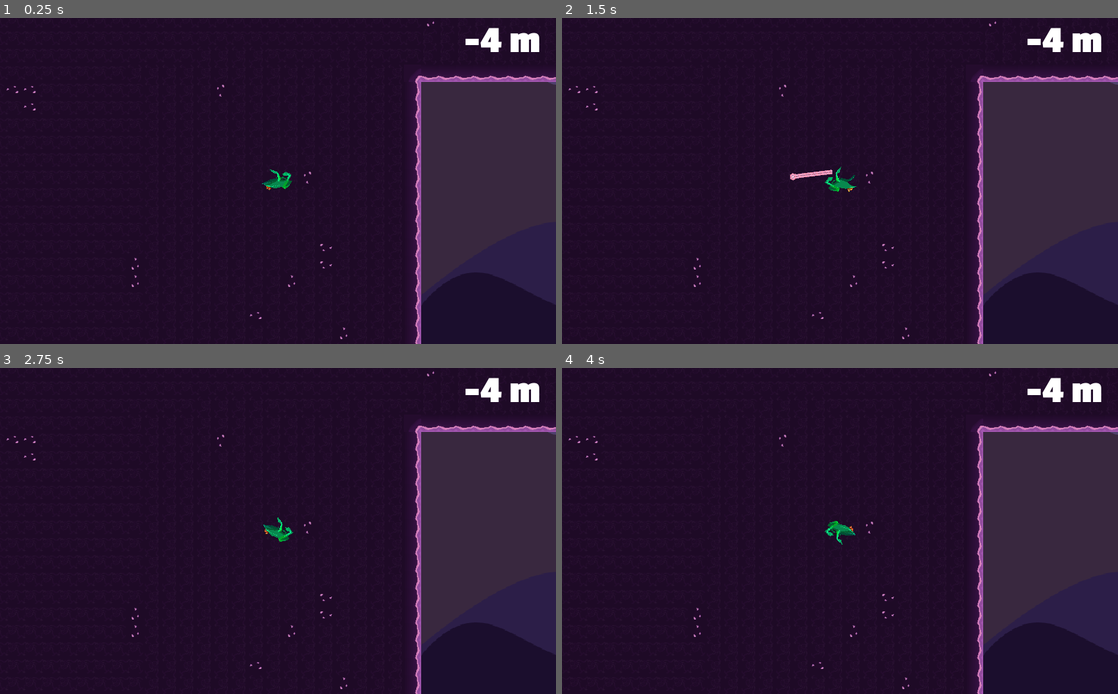
Above: before the commit, frames 1-4 (two rows, left to right).
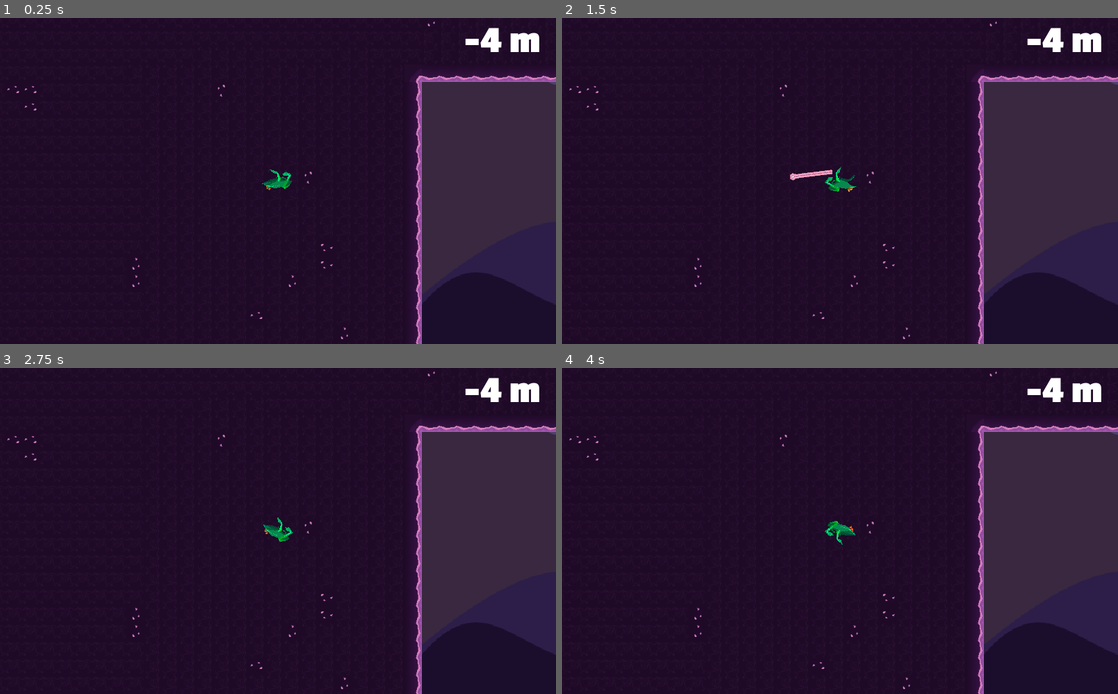
Above: after the commit, the same moments.

Repository: lemonsaurus/slurp-ninja
Game: Godot game, scene res://main.tscn
Same seed, same stepped clock (60 frames per second), same inputs: the game is played once before the commit and once after it.
Inputs (mouse positions are in pixels of both pictures, inside the frame that each line leads up to):
- Up to frame 1 (0.25 s): no input
- Up to frame 2 (1.5 s): tap Enter at 0.5 s; move the mouse to (962, 164) at 0.52 s; click (962, 164) at 0.67 s; move the mouse to (728, 197) at 1.27 s; click (728, 197) at 1.42 s
- Up to frame 3 (2.75 s): move the mouse to (333, 459) at 2.02 s; click (333, 459) at 2.17 s
- Up to frame 4 (4 s): move the mouse to (812, 596) at 2.77 s; click (812, 596) at 2.92 s; move the mouse to (1006, 579) at 3.52 s; click (1006, 579) at 3.67 s

The runs differ from the first frame. In frame 1, 0.6% of the frame differs, in the area x 1-100%, y 1-100%; in frame 2, 0.6%; in frame 3, 0.6%; in frame 4, 0.6%.

Commit message:
Add deadly spikes!

Diff:
--- a/main.tscn
+++ b/main.tscn
@@ -10,6 +10,7 @@
 [ext_resource path="res://assets/images/background/6.png" type="Texture" id=8]
 [ext_resource path="res://assets/images/background/4.png" type="Texture" id=9]
 [ext_resource path="res://objects/enemies/LargeFly.tscn" type="PackedScene" id=10]
+[ext_resource path="res://objects/tilesets/Spikes.tscn" type="PackedScene" id=11]
 
 [sub_resource type="RectangleShape2D" id=1]
 
@@ -18,13 +19,15 @@
 [node name="UI" parent="." instance=ExtResource( 5 )]
 script = ExtResource( 7 )
 
-[node name="CeilingPlatforms" type="TileMap" parent="."]
+[node name="Tilesets" type="Node2D" parent="."]
+
+[node name="CeilingPlatforms" type="TileMap" parent="Tilesets"]
 tile_set = ExtResource( 2 )
 cell_size = Vector2( 32, 32 )
 format = 1
-tile_data = PoolIntArray( -1966072, -1610612734, 0, -1966071 …(47865 unchanged characters)…  0, -393133, 1610612736, 0, 720903, 4, 0 )
+tile_data = PoolIntArray( -1966072, -1610612734, 0, -1966071 …(47865 unchanged characters)…  0, -393133, 1610612736, 0, 720903, 4, 0, 917526, 0, 0, 917527, 0, 0, 917528, 0, 0, 917529, 0, 0, 917530, 0, 0, 917531, 0, 0, 917532, 0, 0, 917533, 0, 0 )
 
-[node name="MiddlePlatforms" type="TileMap" parent="."]
+[node name="MiddlePlatforms" type="TileMap" parent="Tilesets"]
 tile_set = ExtResource( 2 )
 cell_size = Vector2( 32, 32 )
 collision_layer = 32
@@ -32,7 +35,7 @@
 format = 1
 tile_data = PoolIntArray( -65520, -1073741821, 0, -65519, 0, 0, -65518, 0, 0, -65517, 0, 0, -65516, 0, 0, -65515, 0, 0, …(422 unchanged characters)…
 
-[node name="StartPlatform" type="TileMap" parent="."]
+[node name="StartPlatform" type="TileMap" parent="Tilesets"]
 tile_set = ExtResource( 2 )
 cell_size = Vector2( 32, 32 )
 collision_layer = 8
@@ -104,6 +107,33 @@
 position = Vector2( 625.523, 140.326 )
 fly_speed = 50
 
+[node name="Enemies" type="Node2D" parent="."]
+
+[node name="Spikes" type="Node2D" parent="."]
+
+[node name="Spike" parent="Spikes" instance=ExtResource( 11 )]
+position = Vector2( 719.652, 431.989 )
+
+[node name="Spike2" parent="Spikes" instance=ExtResource( 11 )]
+position = Vector2( 750.606, 431.989 )
+
+[node name="Spike3" parent="Spikes" instance=ExtResource( 11 )]
+position = Vector2( 780.767, 431.989 )
+
+[node name="Spike4" parent="Spikes" instance=ExtResource( 11 )]
+position = Vector2( 811.721, 431.989 )
+
+[node name="Spike5" parent="Spikes" instance=ExtResource( 11 )]
+position = Vector2( 842.675, 431.989 )
+
+[node name="Spike6" parent="Spikes" instance=ExtResource( 11 )]
+position = Vector2( 873.63, 431.989 )
+
+[node name="Spike7" parent="Spikes" instance=ExtResource( 11 )]
+position = Vector2( 903.79, 431.989 )
+
+[node name="Spike8" parent="Spikes" instance=ExtResource( 11 )]
+position = Vector2( 934.745, 431.989 )
+
 [connection signal="player_death" from="Player" to="UI" method="_on_death"]
-[connection signal="body_entered" from="DeathZone" to="Player" method="_on_death"]
-[connection signal="fly_moved" from="LargeFly" to="Player" method="_on_fly_moved"]
+[connection signal="body_entered" from="DeathZone" to="Player" method="_on_fall"]
--- a/objects/Player.gd
+++ b/objects/Player.gd
@@ -146,10 +146,17 @@
 			velocity.y *= friction_air
 
 
-func _on_death(body):
+func _on_fall(body):
 	if body == self and not $Tongue.hooked:
 		self.dead = true
 		$Sprite.visible = false
 		$SFX.fall()
 		$Tongue.slurping = false
 		emit_signal("player_death")
+
+func impale():
+	self.dead = true
+	$SFX.damage()
+	$Tongue.slurping = false
+	self.rotation_degrees = 180
+	emit_signal("player_death")
--- a/objects/enemies/LargeFly.tscn
+++ b/objects/enemies/LargeFly.tscn
@@ -45,4 +45,3 @@
 shape = SubResource( 2 )
 
 [connection signal="body_entered" from="Area2D" to="." method="_on_being_slurped"]
-[connection signal="body_exited" from="Area2D" to="." method="_on_slurp_exit"]
--- /dev/null
+++ b/objects/tilesets/Spikes.gd
@@ -0,0 +1,14 @@
+extends Sprite
+
+
+func _play_random_sfx() -> void:
+	"""Play a random disgusting impale sfx."""
+	var sound_effects = $SFX.get_children()
+	var chosen_effect = sound_effects[randi() % sound_effects.size()]
+	chosen_effect.play()
+
+func _on_body_entered(body):
+	if body.name == "Player":
+		self.frame = 1
+		self._play_random_sfx()
+		body.impale()
--- /dev/null
+++ b/objects/tilesets/Spikes.tscn
@@ -0,0 +1,47 @@
+[gd_scene load_steps=8 format=2]
+
+[ext_resource path="res://assets/images/tiles/spikes.png" type="Texture" id=1]
+[ext_resource path="res://assets/sfx/Spike_Impale_01.mp3" type="AudioStream" id=2]
+[ext_resource path="res://assets/sfx/Spike_Impale_03.mp3" type="AudioStream" id=3]
+[ext_resource path="res://objects/tilesets/Spikes.gd" type="Script" id=4]
+[ext_resource path="res://assets/sfx/Spike_Impale_02.mp3" type="AudioStream" id=5]
+
+[sub_resource type="RectangleShape2D" id=1]
+extents = Vector2( 14.8583, 8.06887 )
+
+[sub_resource type="RectangleShape2D" id=2]
+extents = Vector2( 14.9763, 14.794 )
+
+[node name="Spikes" type="Node2D"]
+
+[node name="Spikes" type="Sprite" parent="."]
+texture = ExtResource( 1 )
+hframes = 2
+script = ExtResource( 4 )
+
+[node name="StaticBody2D" type="StaticBody2D" parent="Spikes"]
+collision_layer = 64
+collision_mask = 2
+
+[node name="CollisionShape2D" type="CollisionShape2D" parent="Spikes/StaticBody2D"]
+position = Vector2( -0.117981, 7.66898 )
+shape = SubResource( 1 )
+
+[node name="Area2D" type="Area2D" parent="Spikes"]
+
+[node name="CollisionShape2D" type="CollisionShape2D" parent="Spikes/Area2D"]
+position = Vector2( 0.117981, 1.06186 )
+shape = SubResource( 2 )
+
+[node name="SFX" type="Node" parent="Spikes"]
+
+[node name="Impale1" type="AudioStreamPlayer" parent="Spikes/SFX"]
+stream = ExtResource( 2 )
+
+[node name="Impale2" type="AudioStreamPlayer" parent="Spikes/SFX"]
+stream = ExtResource( 5 )
+
+[node name="Impale3" type="AudioStreamPlayer" parent="Spikes/SFX"]
+stream = ExtResource( 3 )
+
+[connection signal="body_entered" from="Spikes/Area2D" to="Spikes" method="_on_body_entered"]
--- /dev/null
+++ b/objects/tilesets/spike_tileset.tres
@@ -0,0 +1,29 @@
+[gd_resource type="TileSet" load_steps=3 format=2]
+
+[ext_resource path="res://assets/images/tiles/spikes.png" type="Texture" id=1]
+
+[sub_resource type="RectangleShape2D" id=1]
+extents = Vector2( 14.8583, 8.06887 )
+
+[resource]
+0/name = "Spikes"
+0/texture = ExtResource( 1 )
+0/tex_offset = Vector2( 0, 0 )
+0/modulate = Color( 1, 1, 1, 1 )
+0/region = Rect2( 0, 0, 32, 32 )
+0/tile_mode = 0
+0/occluder_offset = Vector2( 16, 16 )
+0/navigation_offset = Vector2( 16, 16 )
+0/shape_offset = Vector2( 15.882, 23.669 )
+0/shape_transform = Transform2D( 1, 0, 0, 1, 15.882, 23.669 )
+0/shape = SubResource( 1 )
+0/shape_one_way = false
+0/shape_one_way_margin = 1.0
+0/shapes = [ {
+"autotile_coord": Vector2( 0, 0 ),
+"one_way": false,
+"one_way_margin": 1.0,
+"shape": SubResource( 1 ),
+"shape_transform": Transform2D( 1, 0, 0, 1, 15.882, 23.669 )
+} ]
+0/z_index = 0
--- a/project.godot
+++ b/project.godot
@@ -36,6 +36,7 @@
 2d_physics/layer_4="StartPlatform"
 2d_physics/layer_5="Enemies"
 2d_physics/layer_6="MiddlePlatforms"
+2d_physics/layer_7="Spikes"
 
 [physics]
 
Binary file added: assets/images/tiles/spikes.png
Not shown, added: assets/images/tiles/spikes.png.import
Not shown: 1 places in main.tscn that only renumber resources
